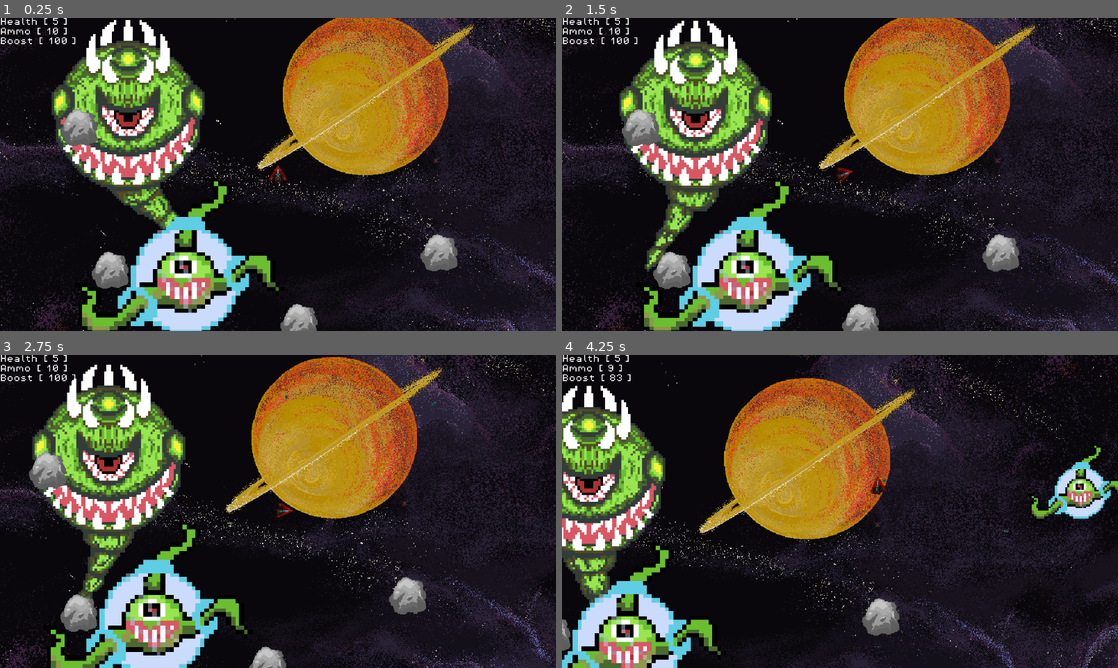
Above: before the commit, frames 1-4 (two rows, left to right).
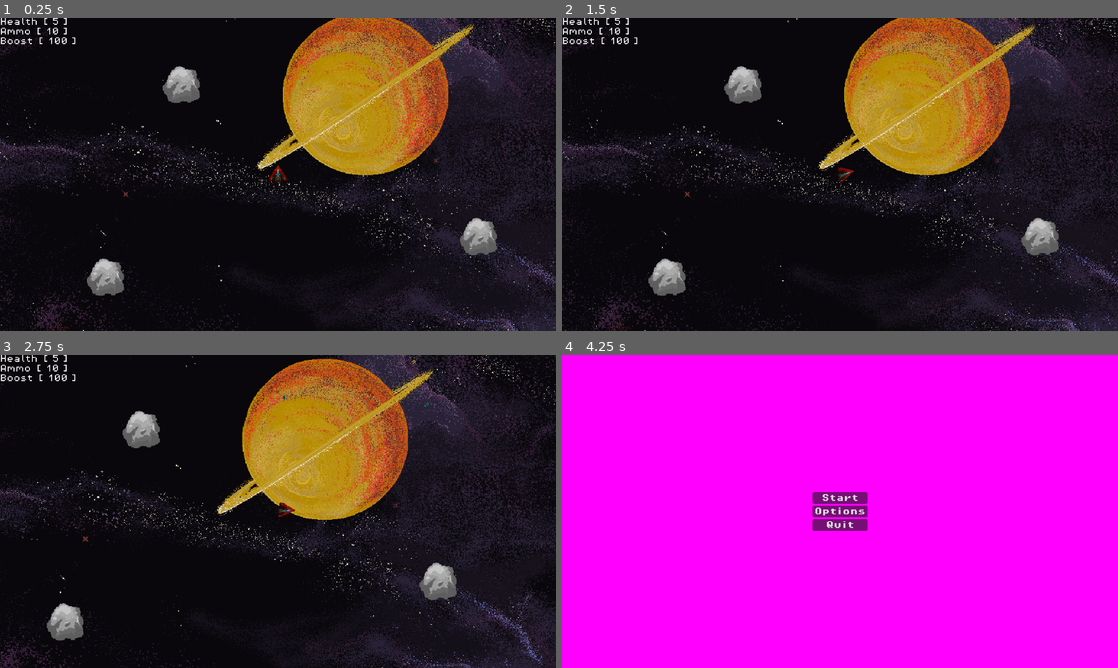
Above: after the commit, the same moments.

Repository: rylanharwood2/Adrift
Game: Godot game, scene res://scenes/game.tscn
The game is run twice, just before and just after one commit, with the same random seed, the same clock (stepped at 60 frames per second) and the same inputs.
Inputs:
- Up to frame 1 (0.25 s): no input
- Up to frame 2 (1.5 s): hold D (move_right) 0.53-1.28 s; tap Space (shoot) at 0.6 s; hold Left (move_left) from 1.28 s (still down); tap Alt (boost) at 1.35 s
- Up to frame 3 (2.75 s): tap Space (shoot) at 1.55, 2.1 s; release Left (move_left) at 2.03 s; hold D (move_right) from 2.03 s (still down)
- Up to frame 4 (4.25 s): release D (move_right) at 2.78 s; hold W (move_up) 2.78-3.53 s; tap Space (shoot) at 2.85, 3.8 s; hold Left (move_left) from 3.53 s (still down); hold Alt (boost) from 3.53 s (still down); tap Escape (pause) at 4.15 s

The runs differ from the first frame. In frame 1, 20% of the frame differs, in the area x 9-90%, y 0-100%; in frame 2, 23%; in frame 3, 38%; in frame 4, 100%, in the area x 0-100%, y 0-100%.

Commit message:
pause menu

Diff:
--- a/scenes/game.tscn
+++ b/scenes/game.tscn
@@ -8,7 +8,7 @@
 [ext_resource type="Texture2D" uid="uid://c7h87itjqjsrq" path="res://assets/sprites/testboss1.png" id="7_1i7vf"]
 [ext_resource type="PackedScene" uid="uid://baf7exhdloebg" path="res://scenes/health_overlay_ui.tscn" id="7_sxbnq"]
 [ext_resource type="Texture2D" uid="uid://dlqd1nlksxyg5" path="res://assets/sprites/testboss2.png" id="8_mbx16"]
-[ext_resource type="Texture2D" uid="uid://caqt7stblywj8" path="res://assets/sprites/AsteroidGrayTest.png" id="9_f2cg1"]
+[ext_resource type="PackedScene" uid="uid://cepyg8irkh4ah" path="res://scenes/gray_asteroid.tscn" id="9_bkh4i"]
 
 [sub_resource type="RectangleShape2D" id="RectangleShape2D_4j1mg"]
 size = Vector2(26.2023, 0.956628)
@@ -24,6 +24,15 @@
 
 [node name="Game" type="Node2D"]
 script = ExtResource("1_p1si3")
+
+[node name="Background" type="Sprite2D" parent="."]
+z_index = -2
+position = Vector2(9, -11)
+texture = ExtResource("6_g387b")
+
+[node name="Camera" parent="." instance=ExtResource("6_uo2vg")]
+limit_top = -486
+limit_bottom = 464
 
 [node name="Player" parent="." instance=ExtResource("1_13bel")]
 unique_name_in_owner = true
@@ -78,47 +87,31 @@
 shape = SubResource("RectangleShape2D_kxjjc")
 one_way_collision = true
 
-[node name="Background" type="Sprite2D" parent="."]
-z_index = -2
-position = Vector2(9, -11)
-texture = ExtResource("6_g387b")
+[node name="physics_bodies" type="Node" parent="."]
 
-
-[node name="BigBad" parent="." instance=ExtResource("6_px1t3")]
+[node name="BigBad" parent="physics_bodies" instance=ExtResource("6_px1t3")]
+visible = false
 position = Vector2(-261, -43)
 scale = Vector2(4, 4)
 
-[node name="Camera" parent="." instance=ExtResource("6_uo2vg")]
-limit_top = -486
-limit_bottom = 464
-
-[node name="Testboss1" type="Sprite2D" parent="."]
+[node name="Testboss1" type="Sprite2D" parent="physics_bodies"]
+visible = false
 position = Vector2(619, -97)
 texture = ExtResource("7_1i7vf")
 
-[node name="Testboss2" type="Sprite2D" parent="."]
+[node name="Testboss2" type="Sprite2D" parent="physics_bodies"]
+visible = false
 position = Vector2(-166, 180)
 texture = ExtResource("8_mbx16")
 
-[node name="AsteroidGrayTest" type="Sprite2D" parent="."]
-position = Vector2(278, 135)
-texture = ExtResource("9_f2cg1")
+[node name="gray_asteroid" parent="physics_bodies" instance=ExtResource("9_bkh4i")]
+position = Vector2(-298, 177)
 
-[node name="AsteroidGrayTest2" type="Sprite2D" parent="."]
-position = Vector2(-290, 165)
-texture = ExtResource("9_f2cg1")
+[node name="gray_asteroid2" parent="physics_bodies" instance=ExtResource("9_bkh4i")]
+position = Vector2(346, 107)
 
-[node name="AsteroidGrayTest3" type="Sprite2D" parent="."]
-position = Vector2(-344, -81)
-texture = ExtResource("9_f2cg1")
-
-[node name="AsteroidGrayTest4" type="Sprite2D" parent="."]
-position = Vector2(-218, 313)
-texture = ExtResource("9_f2cg1")
-
-[node name="AsteroidGrayTest5" type="Sprite2D" parent="."]
-position = Vector2(36, 255)
-texture = ExtResource("9_f2cg1")
+[node name="gray_asteroid3" parent="physics_bodies" instance=ExtResource("9_bkh4i")]
+position = Vector2(-167, -155)
 
 [connection signal="start_game" from="HUD" to="." method="new_game"]
 [connection signal="timeout" from="enemy_spawn_points/spawn_timer" to="." method="_on_timer_timeout"]
--- /dev/null
+++ b/scenes/gray_asteroid.tscn
@@ -0,0 +1,31 @@
+[gd_scene load_steps=5 format=3 uid="uid://cepyg8irkh4ah"]
+
+[ext_resource type="Texture2D" uid="uid://caqt7stblywj8" path="res://assets/sprites/AsteroidGrayTest.png" id="1_yj03a"]
+
+[sub_resource type="CircleShape2D" id="CircleShape2D_0mk8i"]
+radius = 30.28
+
+[sub_resource type="AtlasTexture" id="AtlasTexture_me3tr"]
+atlas = ExtResource("1_yj03a")
+region = Rect2(0, 0, 64, 64)
+
+[sub_resource type="SpriteFrames" id="SpriteFrames_olwic"]
+animations = [{
+"frames": [{
+"duration": 1.0,
+"texture": SubResource("AtlasTexture_me3tr")
+}],
+"loop": true,
+"name": &"default",
+"speed": 5.0
+}]
+
+[node name="gray_asteroid" type="CharacterBody2D"]
+collision_mask = 129
+
+[node name="CollisionShape2D" type="CollisionShape2D" parent="."]
+z_index = 1
+shape = SubResource("CircleShape2D_0mk8i")
+
+[node name="AnimatedSprite2D" type="AnimatedSprite2D" parent="."]
+sprite_frames = SubResource("SpriteFrames_olwic")
--- a/scenes/main_menu.tscn
+++ b/scenes/main_menu.tscn
@@ -1,21 +1,40 @@
-[gd_scene load_steps=2 format=3 uid="uid://c27fp8o3i2qqh"]
+[gd_scene load_steps=6 format=3 uid="uid://c27fp8o3i2qqh"]
 
 [ext_resource type="FontFile" uid="uid://dn3wcxcgwamg3" path="res://assets/fonts/PixelOperator8-Bold.ttf" id="1_4xi3u"]
+[ext_resource type="Script" path="res://scripts/main_menu.gd" id="1_f2l0b"]
+[ext_resource type="Shader" path="res://scripts/main_menu.gdshader" id="2_7pf3m"]
 
-[node name="main_menu" type="Control"]
-layout_mode = 3
-anchors_preset = 15
-anchor_right = 1.0
-anchor_bottom = 1.0
-grow_horizontal = 2
-grow_vertical = 2
+[sub_resource type="ShaderMaterial" id="ShaderMaterial_vau2j"]
+shader = ExtResource("2_7pf3m")
+
+[sub_resource type="PlaceholderTexture2D" id="PlaceholderTexture2D_sdnv6"]
+
+[node name="main_menu" type="CanvasLayer"]
+process_mode = 3
+layer = 5
+script = ExtResource("1_f2l0b")
+
+[node name="blur_layer" type="Sprite2D" parent="."]
+z_index = 7
+material = SubResource("ShaderMaterial_vau2j")
+position = Vector2(579.5, 325)
+scale = Vector2(1201, 704)
+texture = SubResource("PlaceholderTexture2D_sdnv6")
 
 [node name="VBoxContainer" type="VBoxContainer" parent="."]
-layout_mode = 0
+visible = false
+z_index = 8
+anchors_preset = 8
+anchor_left = 0.5
+anchor_top = 0.5
+anchor_right = 0.5
+anchor_bottom = 0.5
 offset_left = -57.0
 offset_top = -40.0
 offset_right = 57.0
 offset_bottom = 40.0
+grow_horizontal = 2
+grow_vertical = 2
 
 [node name="start_button" type="Button" parent="VBoxContainer"]
 layout_mode = 2
--- a/scripts/game.gd
+++ b/scripts/game.gd
@@ -52,9 +52,3 @@
 
 	if Input.is_action_pressed("pause"):
 		$Camera/main_menu/VBoxContainer.show()
-
-	# TODO: maybe add a velocity/speed element to the hud for debugging
-
-
-	if !Input.is_action_just_pressed("pause"):
-		$Camera/main_menu/VBoxContainer.hide()
--- /dev/null
+++ b/scripts/main_menu.gd
@@ -0,0 +1,17 @@
+extends CanvasLayer
+
+# Called when the node enters the scene tree for the first time.
+func _ready() -> void:
+	hide()
+
+# Called every frame. 'delta' is the elapsed time since the previous frame.
+func _process(delta: float) -> void:
+	# TODO show the pause screen and pause the game when escape is pressed, turn it off when start is pressed
+	if Input.is_action_just_pressed("pause"):
+		show()
+		get_tree().paused = true
+	elif $VBoxContainer/start_button.is_pressed():
+		get_tree().paused = false
+		hide()
+	elif $VBoxContainer/quit_button.is_pressed():
+		get_tree().quit()
--- /dev/null
+++ b/scripts/main_menu.gdshader
@@ -0,0 +1,26 @@
+shader_type canvas_item;
+
+uniform float brightness = 1.0;
+uniform float contrast = 1.0;
+uniform float saturation = 1.0;
+
+uniform sampler2D SCREEN_TEXTURE : hint_screen_texture, filter_linear_mipmap;
+
+void vertex() {
+	// Called for every vertex the material is visible on.
+}
+
+void fragment() {
+	COLOR=textureLod( SCREEN_TEXTURE, SCREEN_UV, 0.0);
+
+	c.rgb = mix(vec3(0.0), c.rgb, brightness);
+    c.rgb = mix(vec3(0.5), c.rgb, contrast);
+    c.rgb = mix(vec3(dot(vec3(1.0), c.rgb)*0.33333), c.rgb, saturation);
+
+    COLOR.rgb = c;
+}
+
+//void light() {
+	// Called for every pixel for every light affecting the CanvasItem.
+	// Uncomment to replace the default light processing function with this one.
+//}
--- a/scripts/player.gd
+++ b/scripts/player.gd
@@ -12,7 +12,7 @@
 @export var flame_on_counter : int = 0
 @export var idle_couter : int = 0
 
-@export var acceleration: float = 70.0  	# Acceleration while pressing forward
+@export var acceleration: float = 90.0  	# Acceleration while pressing forward
 @export var max_speed: float = 200.0      	# Maximum speed the spaceship can reach
 @export var friction: float = 0.99        	# Friction for gradual slowdown
 @export var rotation_speed: float = 2    	# Rotation speed when pressing a side input
@@ -32,7 +32,6 @@
 
 # Weapon Mechanics
 func shoot(_bullet_typey):
-	# TODO decide if bullets should have pierce
 	var bullet = scene.instantiate()
 
 	$shoot_sound.set_pitch_scale(rng.randf_range(0.95, 1.25))
